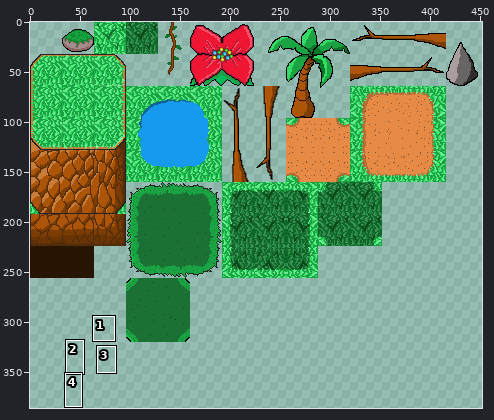
Two versions of one sprite sheet, bin/Images/Tilesets/Jungle.png. The picture above shows the old version from afar; the outline marks the close-up.
Close-up. As it was:
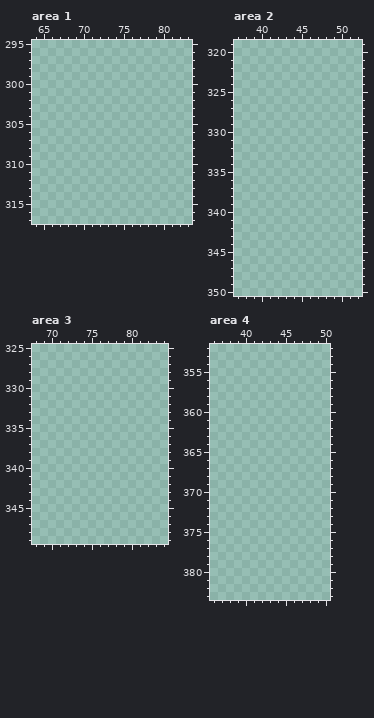
The file is 512x512 pixels. Pixels under 10% opacity are left out. Colours within 5 levels of each other are drawn and written as one. Shown: area 1: x 64..83, y 295..317; area 2: x 37..52, y 319..350; area 3: x 68..84, y 325..349; area 4: x 36..50, y 352..383. The wide view leaves out empty margins. The commit also changed other parts of the picture, which this record leaves out.
And afterwards:
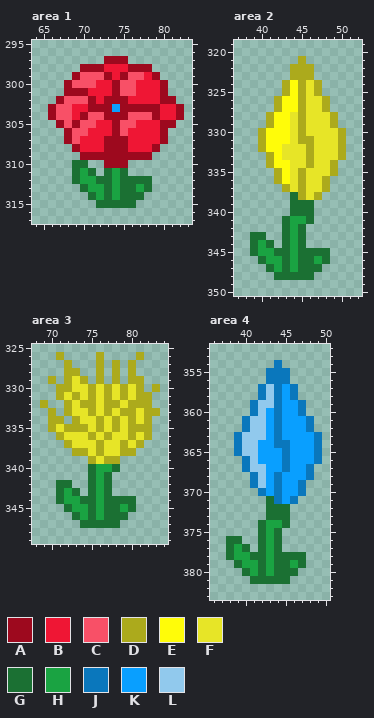
Palette (. is transparent): A #9d091e  B #ef1634  C #f85067  D #acaa1c  E #fffc09  F #e7e527  G #1b7033  H #1aa342  J #0a77bc  K #099fff  L #91c9ed
Edits made:
Changed rows in their new state; - is an unchanged pixel.
Area 1:
first column x 66:
297 -------AAA-------
298 ----AAABBBAAA----
299 ---ACCCABACCBA---
300 --ACCCBBACCBBBA--
301 --AAABBBACCBBBA--
302 -ACCCABAAABBBBAA-
303 ACCBBAAAKAAAAABBA
304 ACCBACCAAACCCABBA
305 -ACACCBBACCBBBAA-
306 --ACCBBBACBBBBA--
307 --ACBBBAAABBBBA--
308 ---ABBBAAABBBA---
309 ----AAAAAAAAA----
310 ---GG--AAA-------
311 ---GHG-GHG-------
312 ---GHHGGHGGGG----
313 ----GHHGHGGHG----
314 -----GHGHGGG-----
315 ------GGGGG------
Area 2:
first column x 39:
321 ------D-----
322 -----DDD----
323 -----DDD----
324 ----DEDFD---
325 ----DEDFD---
326 ---DEEDFFD--
327 ---DEEDFFD--
328 --DEEFDFFFD-
329 --DEEFDFFFD-
330 -DEEEFDFFFFD
331 -DEEEFDDFFFD
332 -DEEFFFDFFFD
333 --DEFFFDFFFD
334 --DEEFFDFFD-
335 ---DEFDFFFD-
336 ---DEFDFFD--
337 ----DFDFFD--
338 -----GDFD---
339 -----GGG----
340 -----GGG----
341 ----GHHG----
342 ----GHG-----
343 GG--GHG-----
344 GHG-GHG-----
345 GHHGGHGGGG--
346 -GHHGHGGHG--
347 --GHGHGGG---
348 ---GGGGG----
Area 3:
first column x 69:
326 --D----D----D--
327 ---D---D-D-D---
328 ---DD--D-D-D---
329 -D-DFD-D-D-DD--
330 --DDFFDFDFDFD-D
331 --DFDFDFDFDFDD-
332 D--DFDDFDDFDDD-
333 -D-DFFDFDFDDFDD
334 -DD-DFFDFDFDFD-
335 -DFDDDFDFDFDDD-
336 --DFFFDFDFFDFD-
337 ---DFFFDFFDFD--
338 ----DDFDFFDD---
339 ------DFDD-----
340 ------GHHG-----
341 ------GHG------
342 --GG--GHG------
343 --GHG-GHG------
344 --GHHGGHGGGG---
345 ---GHHGHGGHG---
346 ----GHGHGGG----
347 -----GGGGG-----
Area 4:
first column x 38:
354 ------J-----
355 -----JJJ----
356 -----JJJ----
357 ----JLJKJ---
358 ----JLJKJ---
359 ---JLLJKKJ--
360 ---JLKJKKJ--
361 --JLLKJKKKJ-
362 --JLLKJKKKJ-
363 -JLLLKJKKKKJ
364 -JLLKKJJKKKJ
365 -JLLKKKJKKKJ
366 --JLKKKJKKKJ
367 --JLLKKJKKJ-
368 ---JLKJKKKJ-
369 ---JLKJKKJ--
370 ----JKJKKJ--
371 -----GJKJ---
372 -----GGG----
373 -----GGG----
374 ----GHHG----
375 ----GHG-----
376 GG--GHG-----
377 GHG-GHG-----
378 GHHGGHGGGG--
379 -GHHGHGGHG--
380 --GHGHGGG---
381 ---GGGGG----
Boxes around the changes in both close-ups, in picture pixels (x1, y1, x2, y2):
added: (48, 56, 184, 208)
added: (250, 56, 346, 280)
added: (40, 352, 160, 528)
added: (226, 360, 322, 584)
